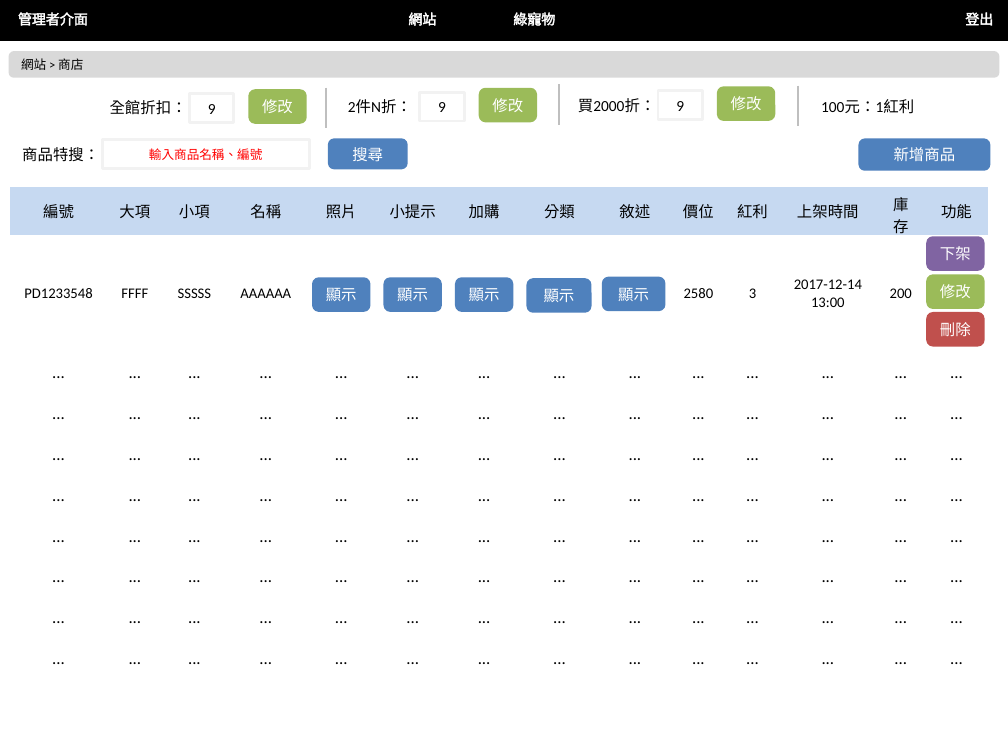
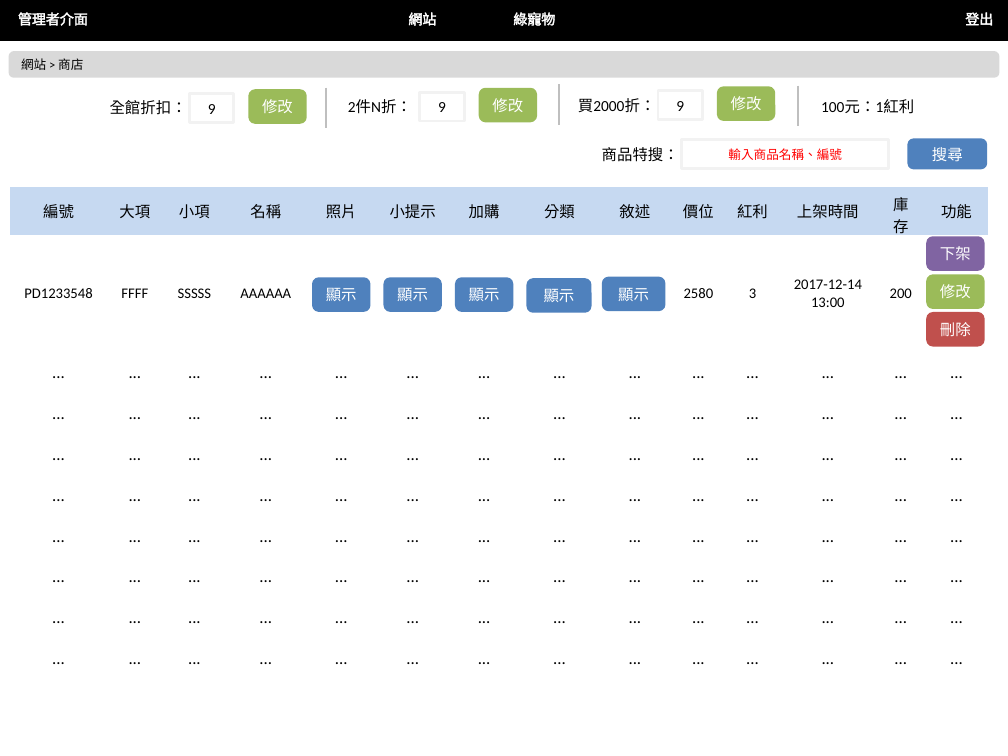
Before and after one commit to nexstar/XMind, a slide deck: slide 20 of 最終後台版型.pptx. Drawn at 1008x756 pixels with LibreOffice and Linux fonts; fonts in the diff are those of the drawing. Boxes give left, top, right and bottom in pixels: in the first picture for what was removed or moved away, otherwise in the second. Text is boxed around its words. In the diff, an @@ line names an element or a change of style, - is before the commit and + after.

```diff
--- a/最終後台版型.pptx
+++ b/最終後台版型.pptx
@@ rounded rectangle removed at [860,140,989,169] @@
-新增商品
@@ 1 text, 1 rectangle, 1 rounded rectangle: place and size @@
-1 text, 1 rectangle, 1 rounded rectangle at [22,140,406,169]
+1 text, 1 rectangle, 1 rounded rectangle at [602,140,986,169]
```
Also in this commit, not shown: 4 other slides changed, 4 other files.
